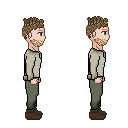
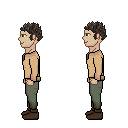
Layered file, before and after one edit (w=128, h=128). Changes by layer:
added layer "Pasted Layer #3" above "Pasted Layer #1" over (18, 21, 107, 120)
hid "Pasted Layer #1" over (22, 16, 110, 120)
